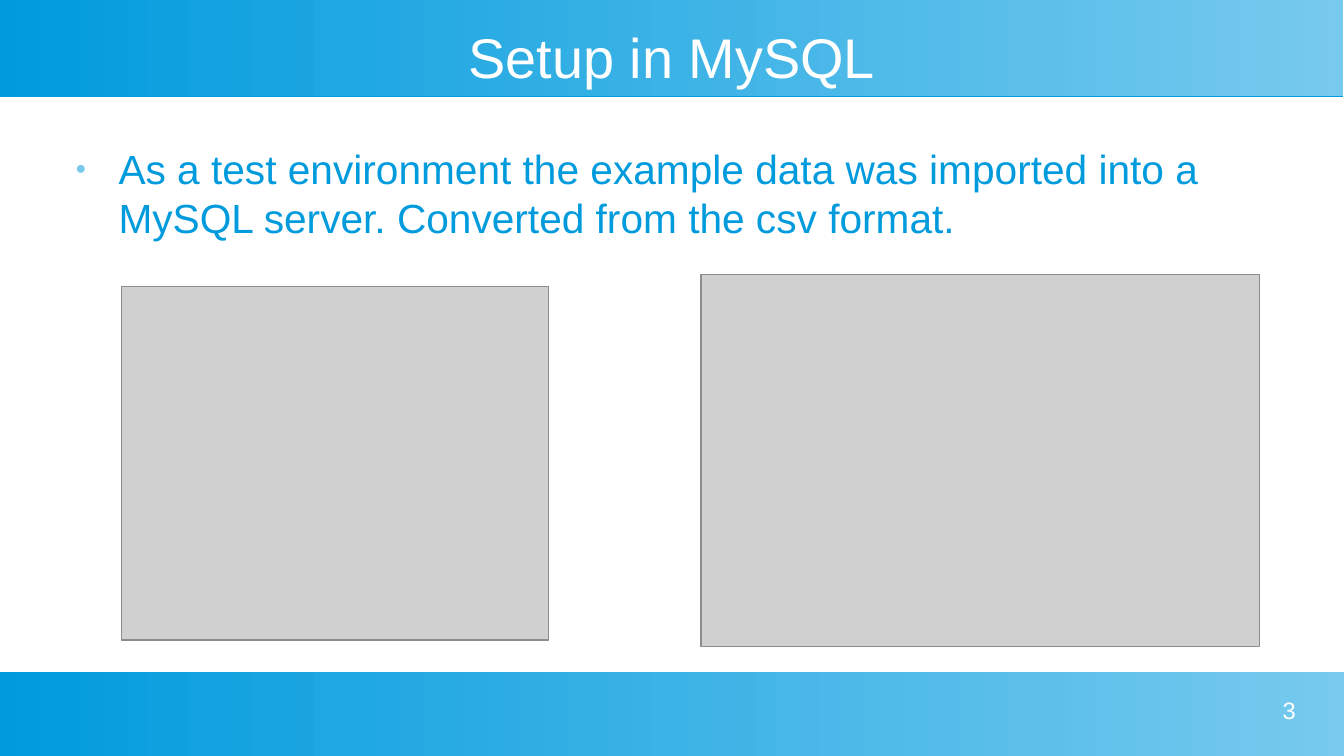
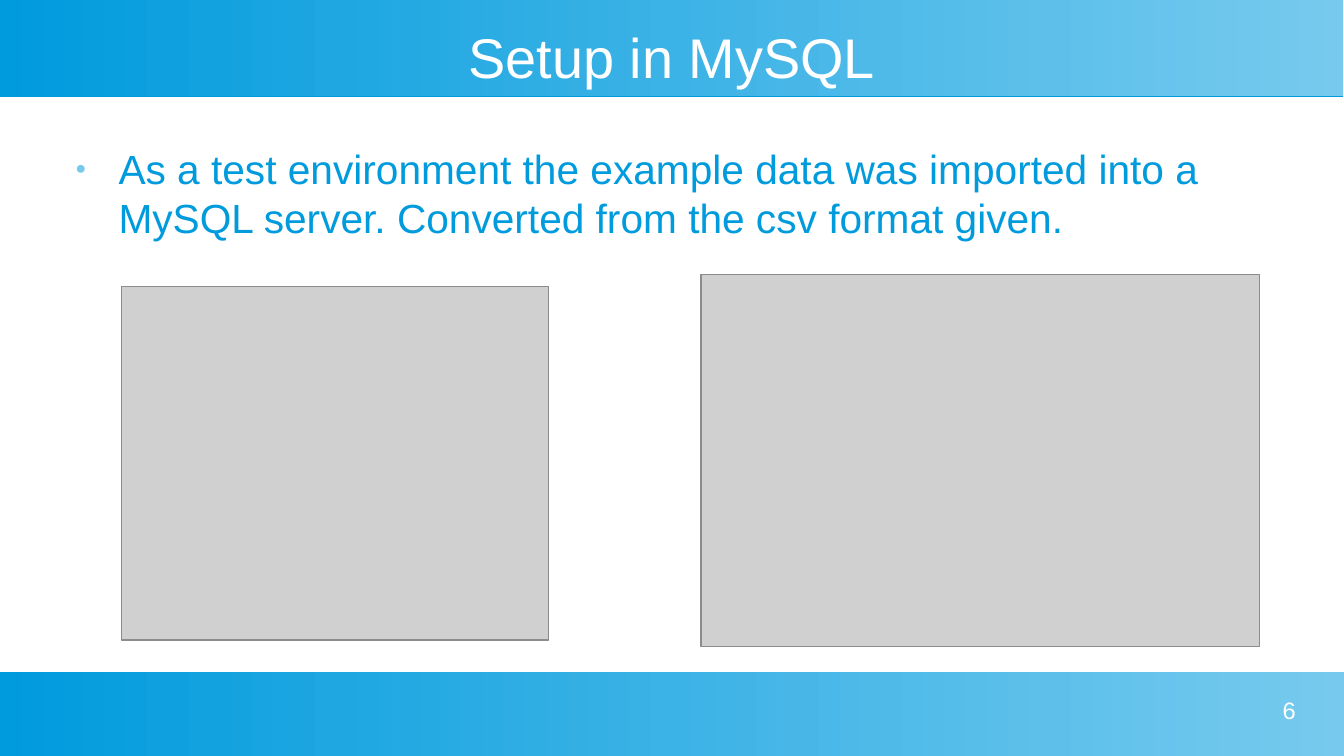
Before and after one commit to ajm1102/Uni-work, a slide deck: slide 6 of Big Data and Data Mining/Presentation/sqlPres.odp (slide 3 before the commit). Drawn at 1344x756 pixels with LibreOffice and Linux fonts; fonts in the diff are those of the drawing; grey boxes stand for pictures. Boxes give left, top, right and bottom in pixels: in the first picture for what was removed or moved away, otherwise in the second. Text is boxed around its words. In the diff, an @@ line names an element or a change of style, - is before the commit and + after.

```diff
--- a/Big Data and Data Mining/Presentation/sqlPres.odp
+++ b/Big Data and Data Mining/Presentation/sqlPres.odp
@@ text at [119,154,1198,241]: text changed @@
-● As a test environment the example data was imported into a MySQL server. Converted from the csv format.
+● As a test environment the example data was imported into a MySQL server. Converted from the csv format given.
@@ page number at [1283,702,1296,719]: text changed @@
-3
+6
```
Also in this commit, not shown: 7 slides added, 2 slides removed, 4 other files.
